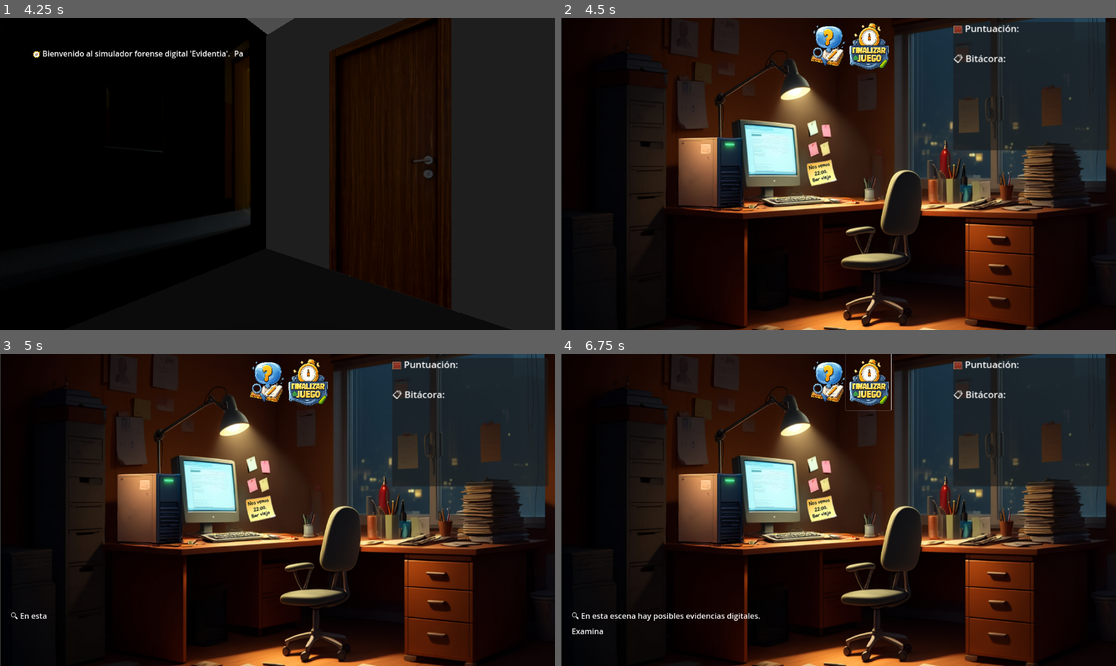
Above: before the commit, frames 1-4 (two rows, left to right).
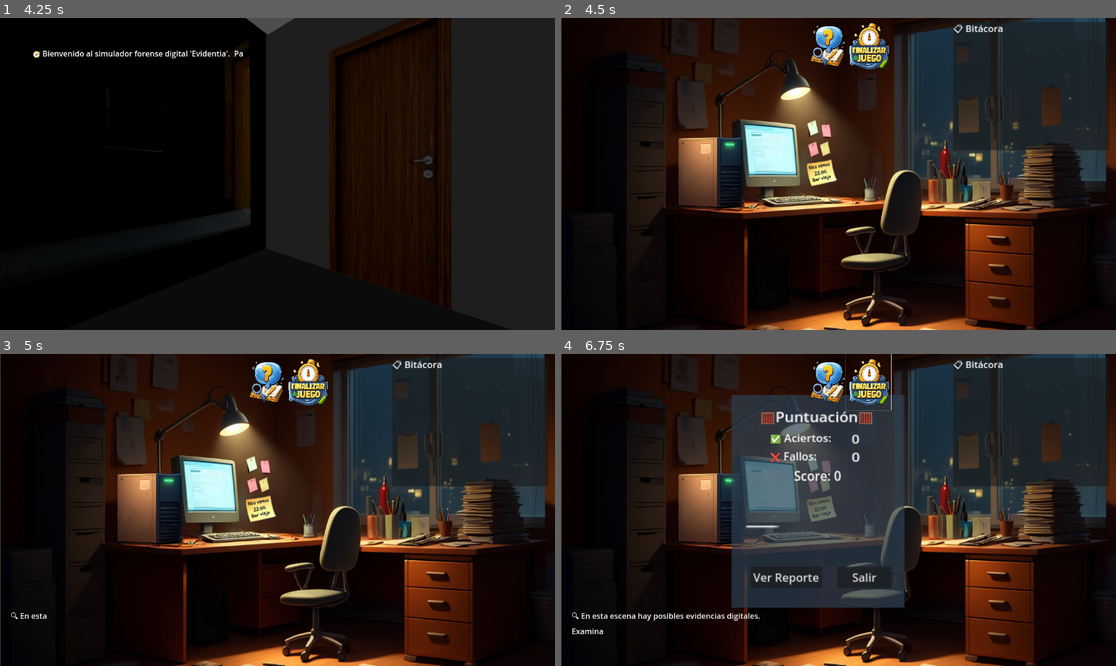
Above: after the commit, the same moments.

Repository: lalibre/Evidentia
Game: Godot game, scene res://Scenes/start_scene.tscn
Two runs of this game, one before a commit and one after it. Both use one fixed random seed, a clock stepped at 60 frames per second and the inputs below.
Inputs (mouse positions are in pixels of both pictures, inside the frame that each line leads up to):
- Up to frame 1 (4.25 s): click (305, 198) at 0.52 s; type "Alex" at 0.6 s; click "Iniciar Juego" at 1.25 s; click "Continuar" at 2 s; tap Enter at 2.75 s; move the mouse to (399, 158) at 2.77 s; click (399, 158) at 2.92 s; tap Space at 3.5 s; drag from (166, 189) to (249, 236) at 3.52 s
- Up to frame 2 (4.5 s): tap Enter at 4.25 s; move the mouse to (894, 105) at 4.27 s; click (894, 105) at 4.42 s
- Up to frame 3 (5 s): no input
- Up to frame 4 (6.75 s): click (866, 382) at 5.02 s; click (866, 382) at 5.77 s; click (866, 525) at 6.5 s, where only the run after the commit has a clickable "OK"

Frame 1 is identical in both runs. In frame 2, 0.3% of the frame differs, in the area x 70-83%, y 2-15%; in frame 3, 0.3%; in frame 4, 21%, in the area x 30-83%, y 2-82%.

Commit message:
Reporte Inform

Diff:
--- a/Scenes/info_panel.tscn
+++ b/Scenes/info_panel.tscn
@@ -34,15 +34,17 @@
 offset_bottom = 231.0
 
 [node name="Puntuacion" type="Label" parent="InfoPanel/VBoxContainer"]
+visible = false
 layout_mode = 2
 text = "🧮 Puntuación:"
 
 [node name="ScoreLabel" type="Label" parent="InfoPanel/VBoxContainer"]
+visible = false
 layout_mode = 2
 
 [node name="Bitacora" type="Label" parent="InfoPanel/VBoxContainer"]
 layout_mode = 2
-text = "📋 Bitácora:"
+text = "📋 Bitácora"
 
 [node name="ScrollContainer" type="ScrollContainer" parent="InfoPanel/VBoxContainer"]
 custom_minimum_size = Vector2(260, 150)
--- a/Scenes/informe.gd
+++ b/Scenes/informe.gd
@@ -1,20 +1,21 @@
 extends Control
+@onready var aciertos = $Panel/AciertosValue
+@onready var fallos = $Panel/FallosValue
+@onready var evidencias = $Panel/Puntuacion
+@onready var texto = $Panel/TextoInforme
 
-@onready var aciertos_lbl = $Infore/Aciertos
-@onready var fallos_lbl = $Infore/Fallos
-@onready var puntuacion_lbl = $Infore/Puntuacion
 #@onready var evaluacion_lbl = $Infore/LabelEvaluacion
 
 func _ready():
-	var aciertos = Game_Manager.aciertos
-	var fallos = Game_Manager.fallos
-	var puntuacion = Game_Manager.puntuacion_final
+	var total_aciertos = Game_Manager.aciertos
+	var total_fallos = Game_Manager.fallos
+	var evidencias = Game_Manager.registrar_evidencia_recolectada
 
-	aciertos_lbl.text = "Aciertos: %d" % aciertos
-	fallos_lbl.text = "Fallos: %d" % fallos
-	puntuacion_lbl.text = "Puntuación final: %d" % puntuacion
+	aciertos.text =  str(total_aciertos)
+	fallos.text = str(total_fallos)
+	#evidencias.text = "Puntuación final: %d" % evidencias
 
-	#evaluacion_lbl.text = evaluar(puntuacion)
+	#evaluacion.text = evaluar(puntuacion)
 
 func evaluar(puntos: int) -> String:
 	if puntos >= 80:
@@ -23,3 +24,15 @@
 		return "Buen trabajo, aunque hubo errores."
 	else:
 		return "Análisis deficiente. La evidencia pudo verse comprometida."
+
+
+func _on_pressed() -> void:
+	var ruta = "user://bitacora_forense.txt"
+
+	if FileAccess.file_exists(ruta):
+		var archivo = FileAccess.open(ruta, FileAccess.READ)
+		var contenido = archivo.get_as_text()
+		archivo.close()
+		texto.text = contenido
+	else:
+		texto.text = "No se encontró el reporte."
--- a/Scenes/informe.tscn
+++ b/Scenes/informe.tscn
@@ -1,6 +1,11 @@
-[gd_scene load_steps=2 format=3 uid="uid://cra7n8iqv3y18"]
+[gd_scene load_steps=5 format=3 uid="uid://cra7n8iqv3y18"]
 
 [ext_resource type="Script" uid="uid://by7chjt2khgj1" path="res://Scenes/informe.gd" id="1_7047q"]
+[ext_resource type="FontFile" uid="uid://daem6pjn6eil8" path="res://assets/fonts/Xolonium-Regular.ttf" id="2_ins5d"]
+[ext_resource type="Script" uid="uid://dlhtfjqj0tu58" path="res://Scenes/salir.gd" id="3_fnl05"]
+
+[sub_resource type="StyleBoxFlat" id="StyleBoxFlat_fop2m"]
+bg_color = Color(0.176471, 0.247059, 0.317647, 0.705882)
 
 [node name="Informe" type="Control"]
 layout_mode = 3
@@ -10,50 +15,92 @@
 [node name="Panel" type="Panel" parent="."]
 layout_mode = 0
 offset_left = 354.0
-offset_top = 34.0
-offset_right = 394.0
-offset_bottom = 74.0
-scale = Vector2(13.4487, 16.1256)
+offset_top = 85.0
+offset_right = 390.0
+offset_bottom = 121.0
+scale = Vector2(9.9687, 12.2808)
+theme_override_styles/panel = SubResource("StyleBoxFlat_fop2m")
 
 [node name="Titulo" type="Label" parent="Panel"]
 layout_mode = 0
-offset_left = 9.14587
-offset_top = 1.11624
-offset_right = 98.1459
-offset_bottom = 24.1162
-scale = Vector2(0.231591, 0.184394)
-text = "Puntuación"
+offset_left = 6.11915
+offset_top = 2.11713
+offset_right = 139.119
+offset_bottom = 25.1171
+scale = Vector2(0.195229, 0.145004)
+text = "🧮Puntuación🧮"
 
 [node name="Aciertos" type="Label" parent="Panel"]
 layout_mode = 0
-offset_left = 1.18971
-offset_top = 10.2322
-offset_right = 41.1897
-offset_bottom = 33.2322
-scale = Vector2(0.912535, 0.225518)
+offset_left = 8.22575
+offset_top = 6.26997
+offset_right = 102.226
+offset_bottom = 29.27
+scale = Vector2(0.146267, 0.108617)
+text = "✅ Aciertos:"
+
+[node name="AciertosValue" type="Label" parent="Panel"]
+offset_left = 24.9437
+offset_top = 5.74187
+offset_right = 34.9437
+offset_bottom = 28.7419
+scale = Vector2(0.180403, 0.124133)
+text = "0"
 
 [node name="Fallos" type="Label" parent="Panel"]
 layout_mode = 0
-offset_left = 1.18971
-offset_top = 16.6816
-offset_right = 41.1897
-offset_bottom = 39.6816
-scale = Vector2(0.912535, 0.225518)
+offset_left = 8.30011
+offset_top = 9.44777
+offset_right = 83.3001
+offset_bottom = 32.4478
+scale = Vector2(0.141213, 0.115837)
+text = "❌ Fallos:"
+
+[node name="FallosValue" type="Label" parent="Panel"]
+offset_left = 24.915
+offset_top = 9.48666
+offset_right = 34.915
+offset_bottom = 32.4867
+scale = Vector2(0.188025, 0.128314)
+text = "0"
 
 [node name="Puntuacion" type="Label" parent="Panel"]
 layout_mode = 0
-offset_left = 14.797
-offset_top = 23.8131
-offset_right = 75.797
-offset_bottom = 46.8131
+offset_left = 13.0641
+offset_top = 12.3984
+offset_right = 74.0641
+offset_bottom = 35.3984
 scale = Vector2(0.162632, 0.140794)
 text = "Score: 0"
 
-[node name="Cancelar" type="Button" parent="Panel"]
+[node name="TextoInforme" type="RichTextLabel" parent="Panel"]
 layout_mode = 0
-offset_left = 13.2355
-offset_top = 30.9446
-offset_right = 89.2355
-offset_bottom = 61.9446
-scale = Vector2(0.183016, 0.148713)
-text = "Cancelar"
+offset_left = 3.10973
+offset_top = 17.7513
+offset_right = 43.1097
+offset_bottom = 57.7513
+scale = Vector2(0.7581, 0.257405)
+theme_override_fonts/normal_font = ExtResource("2_ins5d")
+theme_override_font_sizes/normal_font_size = 14
+text = "_"
+
+[node name="Ver Reporte" type="Button" parent="Panel"]
+offset_left = 3.71162
+offset_top = 29.0699
+offset_right = 103.712
+offset_bottom = 60.0699
+scale = Vector2(0.148909, 0.117952)
+text = "Ver Reporte"
+
+[node name="Salir" type="Button" parent="Panel"]
+layout_mode = 0
+offset_left = 21.9688
+offset_top = 29.3956
+offset_right = 97.9688
+offset_bottom = 60.3956
+scale = Vector2(0.148909, 0.117952)
+text = "Salir"
+script = ExtResource("3_fnl05")
+
+[connection signal="pressed" from="Panel/Ver Reporte" to="." method="_on_pressed"]
+[connection signal="pressed" from="Panel/Salir" to="Panel/Salir" method="_on_pressed"]
--- a/Scenes/options.tscn
+++ b/Scenes/options.tscn
@@ -35,13 +35,21 @@
 flat = true
 script = ExtResource("3_kftxf")
 
-[node name="BotonGuardar" type="Button" parent="BottomButtonPanel"]
+[node name="BotonFinalizar" type="Button" parent="BottomButtonPanel"]
 custom_minimum_size = Vector2(40, 10)
 layout_mode = 2
 icon = ExtResource("3_663nc")
 flat = true
 script = ExtResource("1_prnvy")
 
+[node name="ConfirmationExitDialog" type="ConfirmationDialog" parent="."]
+title = "Finalizar análisis"
+position = Vector2i(450, 300)
+size = Vector2i(295, 106)
+dialog_text = "¿Deseas finalizar el análisis forense?
+Se generará el informe final."
+
 [connection signal="pressed" from="BottomButtonPanel/BotonAyuda" to="." method="_on_boton_ayuda_pressed"]
-[connection signal="pressed" from="BottomButtonPanel/BotonGuardar" to="." method="_on_boton_guardar_pressed"]
-[connection signal="toggled" from="BottomButtonPanel/BotonGuardar" to="." method="_on_boton_guardar_pressed"]
+[connection signal="pressed" from="BottomButtonPanel/BotonFinalizar" to="." method="_on_boton_finalizar_pressed"]
+[connection signal="canceled" from="ConfirmationExitDialog" to="BottomButtonPanel/BotonFinalizar" method="_on_confirmation_exit_dialog_canceled"]
+[connection signal="confirmed" from="ConfirmationExitDialog" to="BottomButtonPanel/BotonFinalizar" method="_on_confirmation_exit_dialog_confirmed"]
--- /dev/null
+++ b/Scenes/salir.gd
@@ -0,0 +1,15 @@
+extends Button
+
+
+# Called when the node enters the scene tree for the first time.
+func _ready() -> void:
+	pass # Replace with function body.
+
+
+# Called every frame. 'delta' is the elapsed time since the previous frame.
+func _process(delta: float) -> void:
+	pass
+
+
+func _on_pressed() -> void:
+	get_tree().change_scene_to_file("res://Scenes/scene_selector.tscn")
--- /dev/null
+++ b/Scenes/ver_reporte.gd
@@ -0,0 +1,10 @@
+extends Button
+
+# Called when the node enters the scene tree for the first time.
+func _ready() -> void:
+	pass # Replace with function body.
+
+
+# Called every frame. 'delta' is the elapsed time since the previous frame.
+func _process(delta: float) -> void:
+	pass
--- a/project.godot
+++ b/project.godot
@@ -10,6 +10,7 @@
 
 [application]
 
+config/name="c&a"
 run/main_scene="uid://7stme2pg5661"
 config/features=PackedStringArray("4.4")
 
--- a/scripts/EvidenciaBase.gd
+++ b/scripts/EvidenciaBase.gd
@@ -83,37 +83,38 @@
 				if caracteristicas.get("pierde_datos_al_apagar", false):
 					Game_Manager.sumar_puntos(-10)
 					Game_Manager.registrar_en_bitacora("Se apagó %s y se perdieron datos." % tipo)
+					Game_Manager.registrar_fallo()
 			else:
 				Game_Manager.registrar_en_bitacora("Se apagó %s sin pérdida de datos." % tipo)
 				Game_Manager.registrar_accion("Se apagó %s sin pérdida de datos." % tipo)
+				Game_Manager.registrar_acierto()
 			estado = "apagado"
-			print("%s apagada" % tipo)
-
 		"desconectar":
 			if estado == "apagado":
-				print("%s desconectada correctamente" % tipo)
-				Game_Manager.sumar_puntos(5)
+				Game_Manager.registrar_acierto()
 				Game_Manager.registrar_en_bitacora("Se desconectó %s correctamente." % tipo)
+				estado = "desconectado"
 			else:
-				Game_Manager.sumar_puntos(-5)
 				Game_Manager.registrar_en_bitacora("Error: Se intentó desconectar %s encendida." % tipo)
-				print("Error: No puedes desconectar %s encendida" % tipo)
-				Game_Manager.sumar_puntos(-5)
-			estado = "desconectado"
+				Game_Manager.registrar_fallo()
 		"adquisición encendido":
 			if estado == "encendido":
-				Game_Manager.sumar_puntos(10)
 				 # Abrir el diálogo de CPU para seleccionar las sub-acciones
 				abrir_dialogo_clave()
 				Game_Manager.registrar_en_bitacora("Se hizo adquisición de %s encendida." % tipo)
+				Game_Manager.registrar_acierto()
 			else:
-				Game_Manager.sumar_puntos(-5)
+				Game_Manager.registrar_fallo()
 		"recolectar":
-			Game_Manager.registrar_en_bitacora("Recolectando dispositivo %s" % tipo)
-			print("Recolectando %s..." % tipo)
+			if estado == "evidenciado":
+				Game_Manager.registrar_fallo()
+			else:
+				Game_Manager.registrar_acierto()
+			Game_Manager.registrar_en_bitacora("Recolectando  %s" % tipo)
+			Game_Manager.registrar_evidencia_recolectada()
 			estado = "recolectado"
 		"reportar":
 			Game_Manager.registrar_en_bitacora("Reportando al policia forense la evidencia %s" % tipo)
-			print("Reportando %s..." % tipo)
 			estado = "reportado"
+			Game_Manager.registrar_acierto()
 	emit_signal("estado_cambiado", estado)
--- a/scripts/GameManager.gd
+++ b/scripts/GameManager.gd
@@ -3,12 +3,14 @@
 
 var evidencias: Array = []
 var puntuacion := 0
+var evidencias_recolectadas := 0
+var aciertos := 0
+var fallos := 0
+
 var score_label: Label = null
 var log_panel: RichTextLabel = null
 var bitacora_texto := ""
-var aciertos := 0
-var fallos := 0
-var acciones_totales := 0
+
 
 enum EstadoEvidencia {
 	ENCENDIDO,
@@ -32,6 +34,18 @@
 	get_tree().current_scene = selector_scene
 	get_tree().root.add_child(selector_scene)
 
+func registrar_acierto():
+	aciertos += 1
+	print("✅ Acierto registrado. Total aciertos:", aciertos)
+
+func registrar_fallo():
+	fallos += 1
+	print("❌ Fallo registrado. Total fallos:", fallos)
+
+func registrar_evidencia_recolectada():
+	evidencias_recolectadas += 1
+	print("📦 Evidencia recolectada. Total:", evidencias_recolectadas)
+
 func sumar_puntos(valor: int):
 	puntuacion += valor
 	if score_label:
@@ -51,6 +65,8 @@
 func registrar_en_bitacora(mensaje: String) -> void:
 	var timestamp = "[" + Time.get_datetime_string_from_system().substr(11, 8) + "]"  # Solo HH:MM:SS
 	var entrada = "[color=blue]" + timestamp + "[/color] " + mensaje
+	bitacora_texto += entrada
+	print("Contenido de bitácora 1:", bitacora_texto)
 
 	if log_panel:
 		if log_panel is RichTextLabel:
@@ -78,21 +94,10 @@
 	else:
 		print("No se pudo guardar la bitácora.")
 
-func verificar_fin_juego():
-	for e in evidencias:
-		if e.estado != EstadoEvidencia.RECOLECTADO:
-			return
-		# Todas recolectadas
-	mostrar_resultados_finales()
-
-func registrar_acierto():
-	aciertos += 1
-
-func registrar_fallo():
-	fallos += 1
 
 func puntuacion_final() -> int:
 	return aciertos * 10 - fallos * 5
+
 func mostrar_resultados_finales():
 	# Mostrar un panel con resultados
 	print("🎉 Juego terminado")
--- a/scripts/boton_guardar_bitacora.gd
+++ b/scripts/boton_guardar_bitacora.gd
@@ -9,3 +9,13 @@
 # Called every frame. 'delta' is the elapsed time since the previous frame.
 func _process(delta: float) -> void:
 	pass
+
+
+func _on_confirmation_exit_dialog_canceled() -> void:
+	pass # Replace with function body.
+
+
+func _on_confirmation_exit_dialog_confirmed() -> void:
+	var informe_scene = preload("res://Scenes/informe.tscn")
+	var informe_instance = informe_scene.instantiate()
+	get_tree().current_scene.add_child(informe_instance)
--- a/scripts/options.gd
+++ b/scripts/options.gd
@@ -1,7 +1,8 @@
 extends Control
 
-@onready var guardar_btn = $BottomButtonPanel/BotonGuardar
+@onready var guardar_btn = $BottomButtonPanel/BotonFinalizar
 @onready var volver_btn = $BottomButtonPanel/BotonAyuda
+@onready var confirm_exit_dialog: ConfirmationDialog = $ConfirmationExitDialog
 
 func _ready():
 	pass
@@ -9,21 +10,20 @@
 func _on_boton_salir_pressed():
 	Game_Manager.cambiar_a_scene_selector()
 
-
 func _on_ayuda_pressed():
 	print("Mostrar ayuda...") # aquí puedes abrir un Popup con tips
 
 func _on_guardar_pressed():
 	if Game_Manager:
 		Game_Manager.guardar_bitacora_en_archivo()
-		print("Bitácora guardada desde OptionsPanel")
-
-
-func _on_boton_guardar_pressed() -> void:
-	print("Guardando en bitacora")
-	Game_Manager.guardar_bitacora_en_archivo()
-
+		print("Bitácora guardada desde OptionsPanel kkk")
 
 func _on_boton_ayuda_pressed() -> void:
 	print("Mostrar ayuda presed") # aquí puedes abrir un Popup con tips
 	# Replace with function body.
+
+func _on_boton_finalizar_pressed():
+	print("Guardando en bitacora::::::")
+	Game_Manager.guardar_bitacora_en_archivo()
+	confirm_exit_dialog.popup_centered()
+	#Game_Manager.cambiar_a_scene_selector()
Not shown, added: Scenes/salir.gd.uid
Not shown, added: Scenes/ver_reporte.gd.uid
